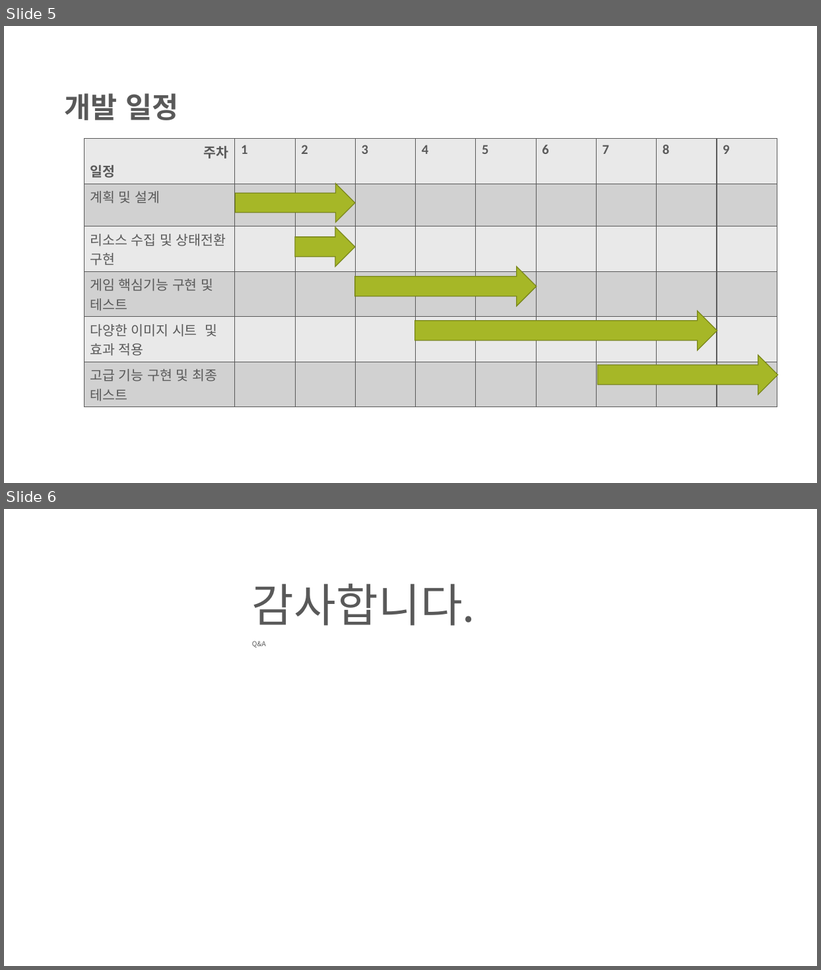
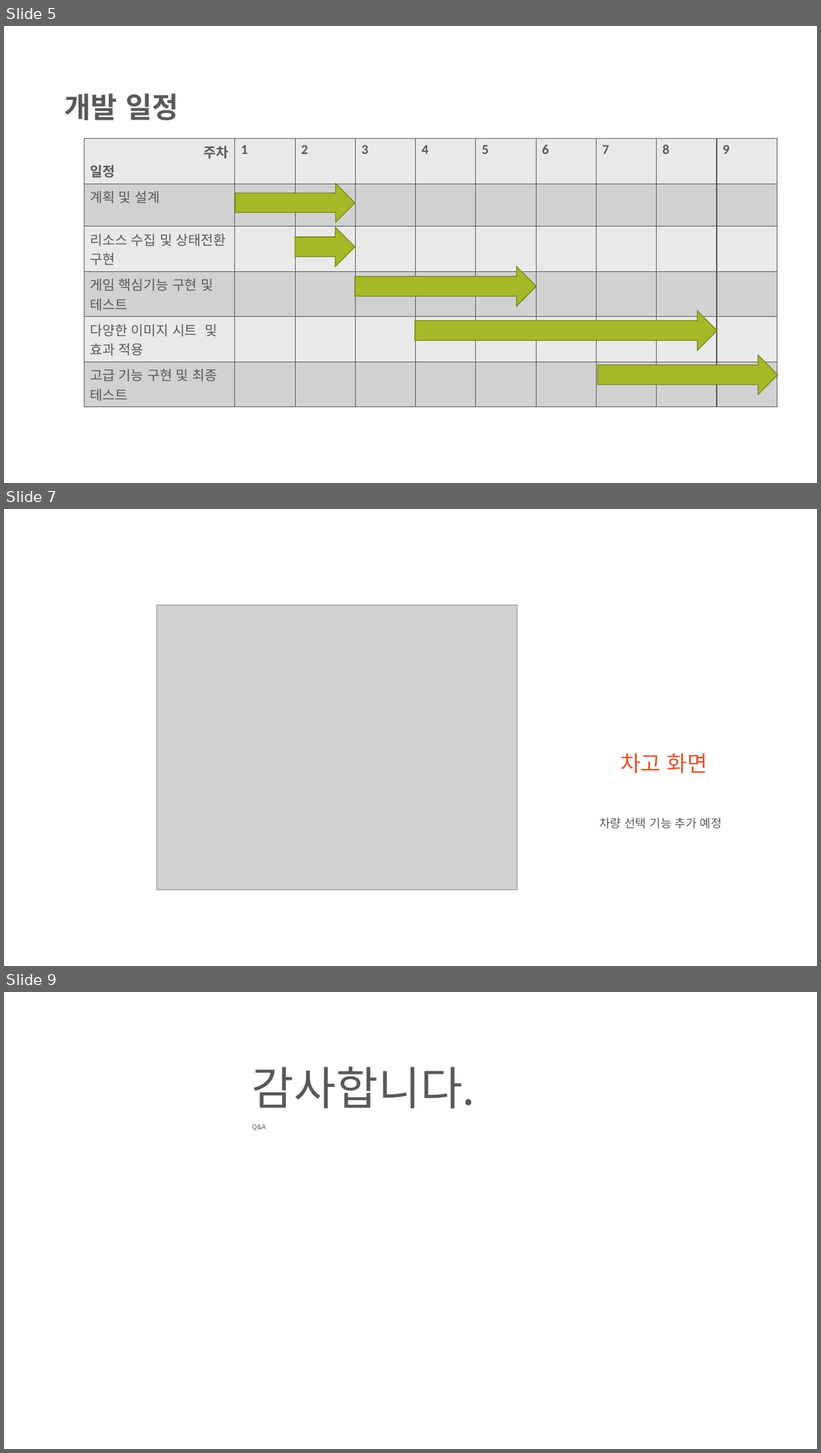
Before and after one commit to dustn9401/GameProgramming, a slide deck: term/2018_2dgp_2차발표_김연수.pptx. Shown one above the other, each under a label of ours: slides 5 and 6 before the commit, slides 5, 7 and 9 after it; the slides between them are not shown. The pictures are 821x970 and 821x1453 pixels, drawn with LibreOffice and Linux fonts; fonts in the diff are those of the drawing; grey boxes stand for pictures; background and template pictures are left out. Boxes give left, top, right and bottom in pixels: in the first picture for what was removed or moved away, otherwise in the second. Text is boxed around its words. In the diff, an @@ line names an element or a change of style, - is before the commit and + after.

```diff
--- a/term/2018_2dgp_2차발표_김연수.pptx
+++ b/term/2018_2dgp_2차발표_김연수.pptx
@@ slide 7 added at (4, 509, 817, 966), background picture (left out) @@
@@ picture added at (157, 605, 517, 890) @@
@@ title added at (620, 753, 708, 774), 26 pt, text #DF5327 @@
+차고 화면
@@ text added at (599, 818, 722, 829), 14 pt, text #595959 @@
+차량 선택 기능 추가 예정
@@ what was slide 6 is now slide 9 @@
```
Also in this commit, not shown: 2 other slides added, 1 other file.
